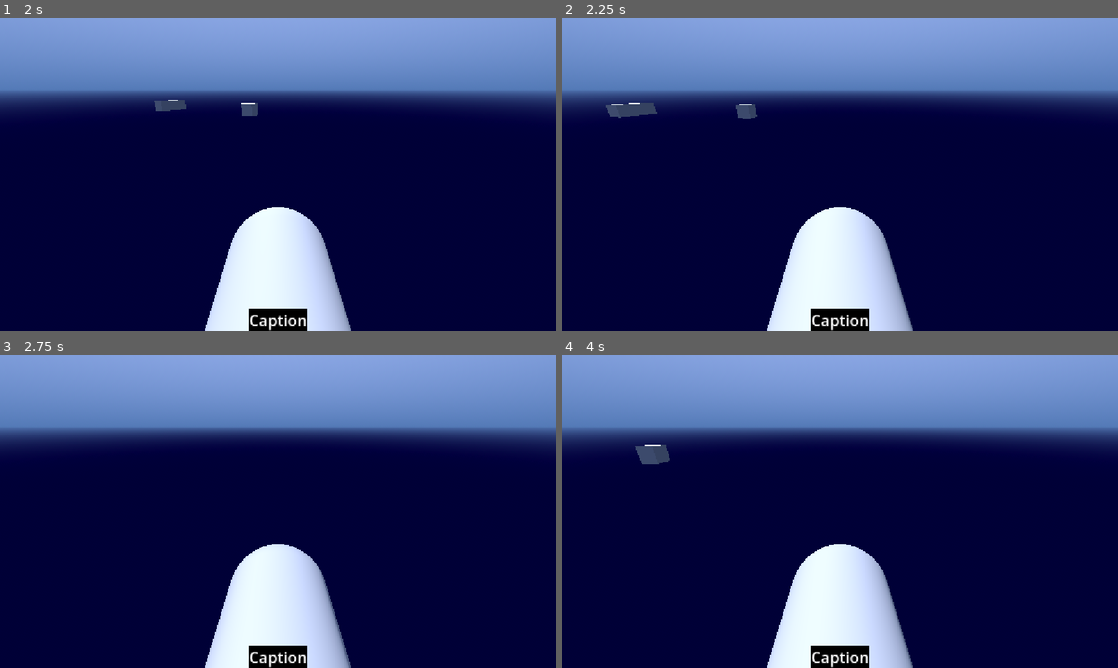
Above: before the commit, frames 1-4 (two rows, left to right).
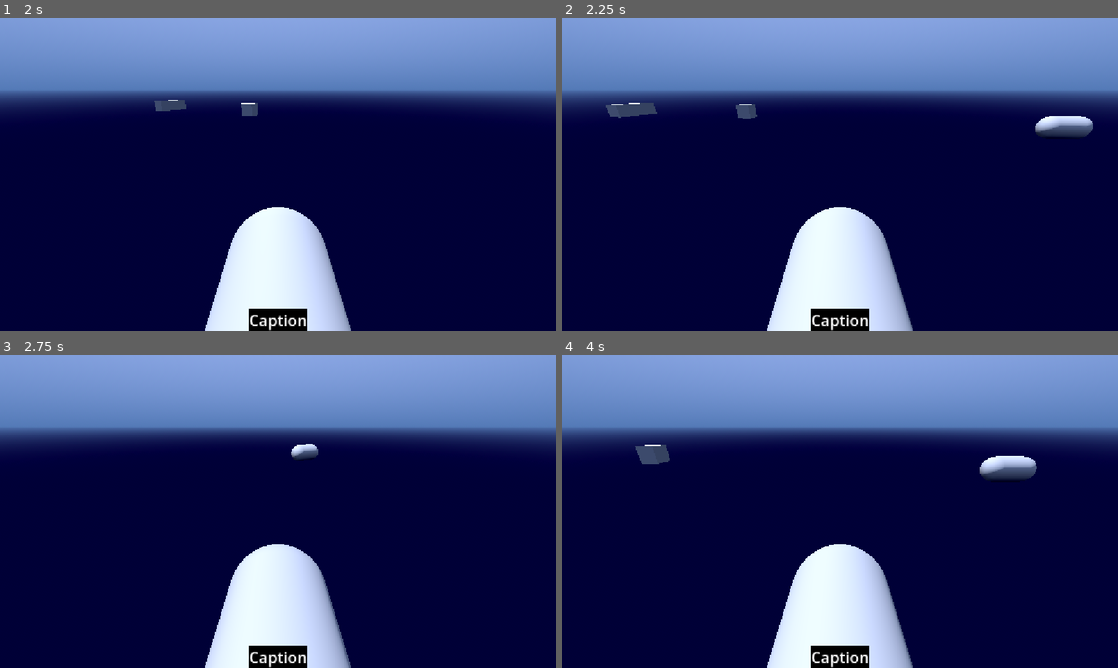
Above: after the commit, the same moments.

Repository: PeterDrake/yachtsinkers
Game: Godot game, scene res://yachtsinkers.tscn
Two runs of this game, one before a commit and one after it. Both use one fixed random seed, a clock stepped at 60 frames per second and the inputs below. Sound files missing from this copy of the repository are replaced by a short silence.
Inputs (mouse positions are in pixels of both pictures, inside the frame that each line leads up to):
- Up to frame 1 (2 s): tap Enter (ui_accept) at 0.5, 0.6, 0.77, 1.07, 1.52, 1.55, 1.82 s; move the mouse to (400, 158) at 0.52 s; hold Right (right) 0.53-1.28 s; move the mouse to (166, 190) at 1.27 s; hold Down (ui_down) from 1.28 s (still down); tap Space (space) at 1.35 s
- Up to frame 2 (2.25 s): move the mouse to (895, 105) at 2.02 s; release Down (ui_down) at 2.03 s; hold Right (right) from 2.03 s (still down); tap Enter (ui_accept) at 2.1 s
- Up to frame 3 (2.75 s): keep holding Right (right)
- Up to frame 4 (4 s): move the mouse to (812, 574) at 2.77 s; release Right (right) at 2.78 s; hold Up (forward) 2.78-3.53 s; tap Space (space) at 2.85 s; tap Enter (ui_accept) at 3.02, 3.05, 3.32, 3.6, 3.77 s; move the mouse to (1006, 558) at 3.52 s; hold Left (left) from 3.53 s (still down)

Frame 1 is identical in both runs. In frame 2, 0.6% of the frame differs, in the area x 85-96%, y 31-39%; in frame 3, 0.2%; in frame 4, 0.7%, in the area x 75-86%, y 32-41%.
Error in both runs: Out of bounds get index '0' (on base: 'PackedStringArray') (res://speech.gd:3)

Commit message:
Added Delilah the orca

Diff:
--- /dev/null
+++ b/orca.gd
@@ -0,0 +1,38 @@
+extends CharacterBody3D
+
+@export_multiline var text : String
+
+@onready var speech := get_node("/root/YachtSinkers/Speech")
+@onready var player := get_node("/root/YachtSinkers/Player")
+
+func play_dialog():
+	$OrcaSound.play()
+	speech.say(text)
+	player.ram_damage += 1
+	queue_free()
+
+#const SPEED = 5.0
+#const JUMP_VELOCITY = 4.5
+#
+#
+#func _physics_process(delta: float) -> void:
+	## Add the gravity.
+	#if not is_on_floor():
+		#velocity += get_gravity() * delta
+#
+	## Handle jump.
+	#if Input.is_action_just_pressed("ui_accept") and is_on_floor():
+		#velocity.y = JUMP_VELOCITY
+#
+	## Get the input direction and handle the movement/deceleration.
+	## As good practice, you should replace UI actions with custom gameplay actions.
+	#var input_dir := Input.get_vector("ui_left", "ui_right", "ui_up", "ui_down")
+	#var direction := (transform.basis * Vector3(input_dir.x, 0, input_dir.y)).normalized()
+	#if direction:
+		#velocity.x = direction.x * SPEED
+		#velocity.z = direction.z * SPEED
+	#else:
+		#velocity.x = move_toward(velocity.x, 0, SPEED)
+		#velocity.z = move_toward(velocity.z, 0, SPEED)
+#
+	#move_and_slide()
--- /dev/null
+++ b/orca.tscn
@@ -0,0 +1,20 @@
+[gd_scene format=3 uid="uid://c64plly6bqef"]
+
+[ext_resource type="Script" uid="uid://cj65ckpica3pl" path="res://orca.gd" id="1_44a57"]
+
+[sub_resource type="CapsuleShape3D" id="CapsuleShape3D_vx343"]
+
+[sub_resource type="CapsuleMesh" id="CapsuleMesh_44a57"]
+
+[node name="Orca" type="CharacterBody3D" unique_id=1879044386]
+script = ExtResource("1_44a57")
+
+[node name="CollisionShape3D" type="CollisionShape3D" parent="." unique_id=1571680884]
+transform = Transform3D(1, 0, 0, 0, -4.371139e-08, -1, 0, 1, -4.371139e-08, 0, 0, 0)
+shape = SubResource("CapsuleShape3D_vx343")
+
+[node name="MeshInstance3D" type="MeshInstance3D" parent="." unique_id=1341966574]
+transform = Transform3D(1, 0, 0, 0, 5.9604645e-08, -0.99999994, 0, 0.99999994, 5.9604645e-08, 0, 0, 0)
+mesh = SubResource("CapsuleMesh_44a57")
+
+[node name="OrcaSound" type="AudioStreamPlayer3D" parent="." unique_id=368202243]
--- a/player.gd
+++ b/player.gd
@@ -5,6 +5,7 @@
 
 var degrees := 0
 var health := 5
+var ram_damage := 1
 
 @onready var speech := get_node("/root/YachtSinkers/Speech")
 
@@ -37,7 +38,9 @@
 			elif collider.name == "Yacht":
 				if not collider.sinking:
 					$CollisionSound.play()
-				collider.receive_hit()
+				collider.receive_hit(ram_damage)
+			elif "Orca" in collider.name:
+				collider.play_dialog()
 
 func _process(_delta: float) -> void:
 	if Input.is_action_just_pressed("space"):
--- a/yacht.gd
+++ b/yacht.gd
@@ -22,10 +22,10 @@
 func _on_buoy_sound_finished() -> void:
 	$BoatSound.play()
 
-func receive_hit() -> void:
+func receive_hit(damage) -> void:
 	if not sinking:
-		health -= 1
-		if health == 0:
+		health -= damage
+		if health <= 0:
 			speech.say("Yacht destroyed")
 			$BoatSound.stop()
 			$DestructionSound.play()
--- a/yachtsinkers.tscn
+++ b/yachtsinkers.tscn
@@ -5,6 +5,7 @@
 [ext_resource type="PackedScene" uid="uid://baaiohuuwnua8" path="res://yacht.tscn" id="2_xpjbq"]
 [ext_resource type="PackedScene" uid="uid://bsjjrexwnmn13" path="res://speech.tscn" id="3_xpjbq"]
 [ext_resource type="PackedScene" uid="uid://bxsllf8ybqpya" path="res://rock.tscn" id="4_o6jxr"]
+[ext_resource type="PackedScene" uid="uid://c64plly6bqef" path="res://orca.tscn" id="6_o76c1"]
 
 [sub_resource type="ProceduralSkyMaterial" id="ProceduralSkyMaterial_noarx"]
 sky_top_color = Color(0.62549645, 0.72092956, 0.96595246, 1)
@@ -70,3 +71,11 @@
 text = "Caption"
 horizontal_alignment = 1
 vertical_alignment = 1
+
+[node name="DellilahOrca" parent="." unique_id=1879044386 instance=ExtResource("6_o76c1")]
+transform = Transform3D(1, 0, 0, 0, 1, 0, 0, 0, 1, 9.528457, 0, 8.739593)
+text = "GLADIS: Get in, loser. We're going YachtSinking.
+DELILAH: Schweet.
+GLADIS: Any advice?
+DELILAH: Try to ram the yacht very, very hard.
+Your ram damage is now increased."
Not shown, added: orca.gd.uid
